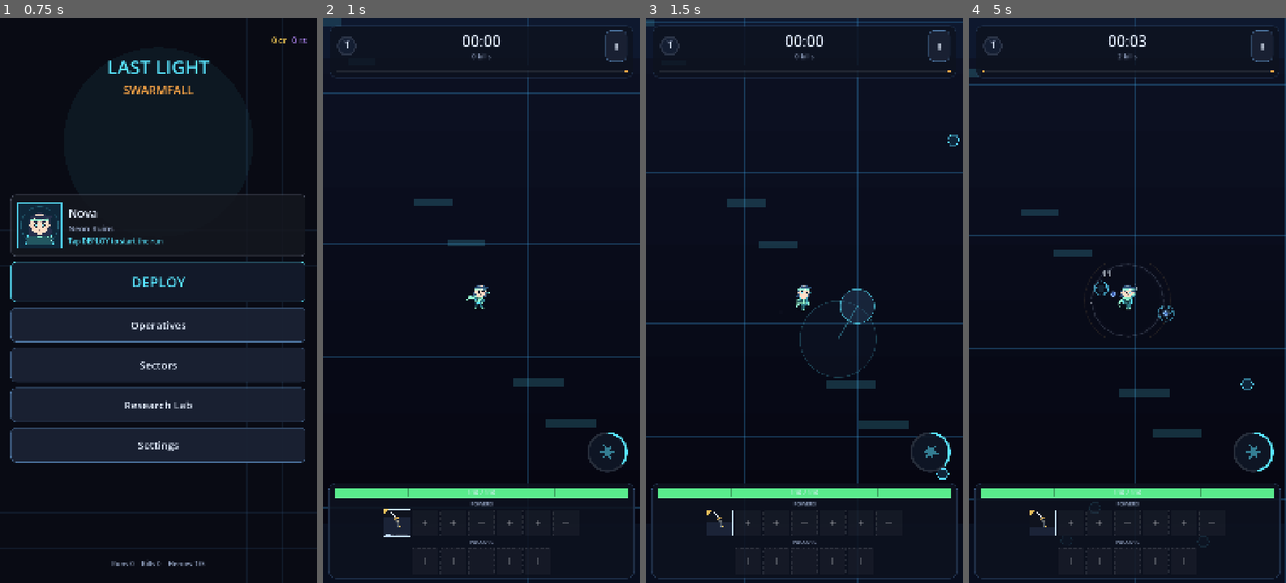
Above: before the commit, frames 1-4 (left to right).
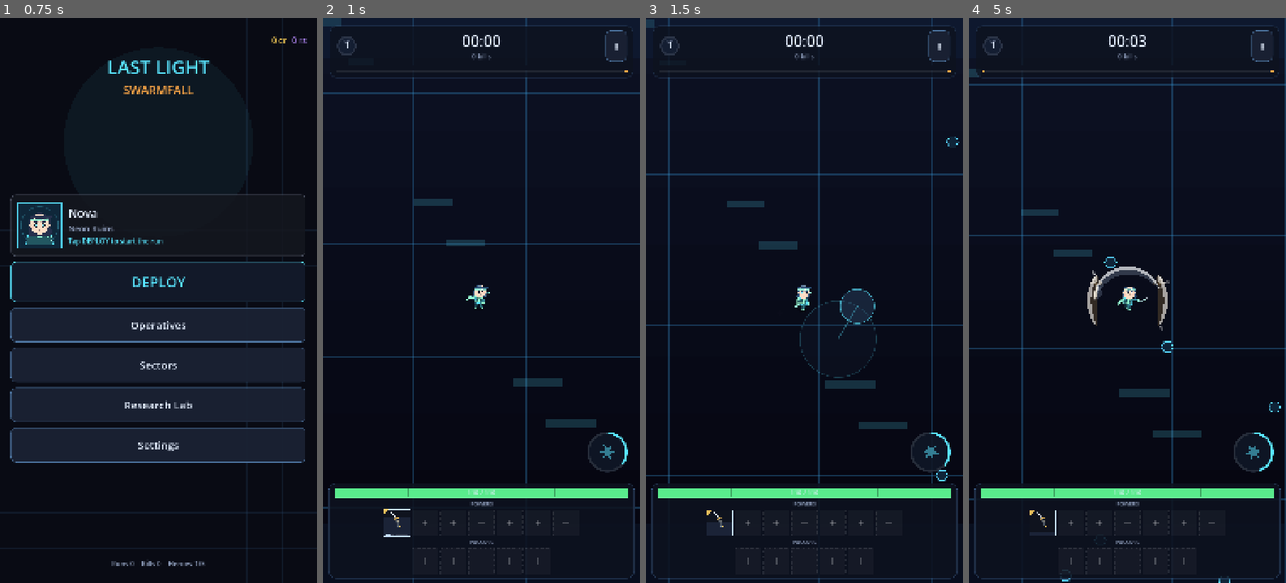
Above: after the commit, the same moments.

Repository: ArvinthRajkumar/Survivor-io
Game: Godot game, scene res://scenes/game/Boot.tscn
Same seed, same stepped clock (60 frames per second), same inputs: the game is played once before the commit and once after it.
Inputs (mouse positions are in pixels of both pictures, inside the frame that each line leads up to):
- Up to frame 1 (0.75 s): tap Enter at 0.5 s; move the mouse to (228, 272) at 0.52 s; hold D (move_right) from 0.53 s (still down); tap Space (use_ultimate) at 0.6 s; click (228, 272) at 0.67 s
- Up to frame 2 (1 s): keep holding D (move_right)
- Up to frame 3 (1.5 s): release D (move_right) at 1.25 s; drag from (804, 396) to (962, 125) at 1.27 s
- Up to frame 4 (5 s): move the mouse to (1041, 520) at 2.02 s; hold D (move_right) 2.03-2.75 s; tap Space (use_ultimate) at 2.1 s; click (1041, 520) at 2.17 s; drag from (1070, 520) to (1149, 436) at 2.77 s; click "II" at 3.5 s; click "Resume" at 4.25 s

Frame 1 is identical in both runs. In frame 2, 1.2% of the frame differs, in the area x 28-76%, y 0-100%; in frame 3, 4.2%, in the area x 0-100%, y 0-100%; in frame 4, 2.8%.

Commit message:
Freeze the world on level-up, cut a narrower slash, tighten movement
The level-up panel was not pausing anything. Last commit gave GameScene
PROCESS_MODE_ALWAYS so its watchdog could run while paused - but children
default to PROCESS_MODE_INHERIT, so that handed the whole world, enemies and
player included, permission to keep simulating through every pause. The
watchdog now lives on its own always-on node and the scene root inherits again.
Verified by holding the panel open and diffing frames 60s apart: the only
pixels that move are the three card icons, which are meant to.

The cut was drawn as a slice of a ring - constant thickness end to end, which
reads as a cone of damage sitting on the ground rather than something a blade
did. It is now a lens: the tip travels a fixed radius, and the thickness tapers
to almost nothing at both ends, with the bright edge drawn as a second thin
lens rather than a polyline (a polyline is one width from end to end and blunts
both tips). The swing itself is narrower and quicker to match - 1.35 rad rather
than 2.05, capped at a bit over a half-circle instead of nearly a full one.

Movement: heading and strength are now smoothed separately. Lerping the input
vector dragged it through the origin on a reversal, so the character briefly
had no heading and coasted - that was most of what made a flick back the way
you came feel mushy. The heading rotates instead, at a rate that turns a full
about-face in about 0.19s, and reversing gets extra grip on top of ordinary
acceleration so a change of direction does not spend its first half-second
travelling the old way.

Co-Authored-By: Claude Opus 5 <noreply@anthropic.com>
Claude-Session: https://claude.ai/code/session_01BuoY5GuLTjzU16DX3CzVB3

Diff:
--- a/scripts/game/GameScene.gd
+++ b/scripts/game/GameScene.gd
@@ -46,9 +46,12 @@
 
 
 func _ready() -> void:
-	# Only the watchdog needs to run while paused; everything else in _process
-	# checks the pause state itself.
-	process_mode = Node.PROCESS_MODE_ALWAYS
+	# The watchdog is the only thing here that has to run while the tree is
+	# paused, and it gets its own node for it. Setting PROCESS_MODE_ALWAYS on the
+	# scene root instead was a real bug: children default to
+	# PROCESS_MODE_INHERIT, so the whole world - enemies, projectiles, the
+	# player - kept simulating through every level-up.
+	_install_pause_watchdog()
 	level = RunManager.level_data
 	if level == null:
 		push_error("GameScene: no level configured; returning to the menu.")
@@ -99,7 +102,6 @@
 
 
 func _process(delta: float) -> void:
-	_watch_for_stuck_pause(delta)
 	if get_tree().paused:
 		return
 	if player == null or not is_instance_valid(player):
@@ -119,11 +121,23 @@
 		_open_upgrade_panel()
 
 
-## Runs while the tree is paused (see _ready), which is the only time it can do
-## its job: if the game is paused but nothing is on screen that could release
-## that pause, the player has no way out except killing the app. Rather than
-## trust every open/close pair to be perfectly balanced, this notices the state
-## and recovers from it.
+## A node whose only job is to run the watchdog below while the rest of the
+## scene is frozen. It is created in code rather than placed in the scene so the
+## pairing with _watch_for_stuck_pause cannot be broken by editing the .tscn.
+func _install_pause_watchdog() -> void:
+	var watchdog := Node.new()
+	watchdog.name = "PauseWatchdog"
+	watchdog.set_script(preload("res://scripts/game/PauseWatchdog.gd"))
+	watchdog.process_mode = Node.PROCESS_MODE_ALWAYS
+	watchdog.call("bind", _watch_for_stuck_pause)
+	add_child(watchdog)
+
+
+## Runs while the tree is paused (driven by PauseWatchdog), which is the only
+## time it can do its job: if the game is paused but nothing is on screen that
+## could release that pause, the player has no way out except killing the app.
+## Rather than trust every open/close pair to be perfectly balanced, this
+## notices the state and recovers from it.
 func _watch_for_stuck_pause(delta: float) -> void:
 	if not get_tree().paused or RunManager.finished:
 		_stuck_timer = 0.0
--- /dev/null
+++ b/scripts/game/PauseWatchdog.gd
@@ -0,0 +1,17 @@
+extends Node
+## Calls one callback every frame, including while the tree is paused.
+##
+## Exists so GameScene can have a single always-on ticker without setting
+## PROCESS_MODE_ALWAYS on the scene root: children inherit that mode by default,
+## which would keep the entire world simulating through every pause.
+
+var _tick: Callable = Callable()
+
+
+func bind(callback: Callable) -> void:
+	_tick = callback
+
+
+func _process(delta: float) -> void:
+	if _tick.is_valid():
+		_tick.call(delta)
--- a/scripts/player/Player.gd
+++ b/scripts/player/Player.gd
@@ -12,14 +12,27 @@
 
 const CONTACT_TICK := 0.30
 const DEATH_FADE := 0.4
-## Movement feel. The stick is sampled raw, then smoothed twice: once on the
-## input itself (which removes thumb jitter and the step a touch stick makes
-## when it re-centres) and once on the velocity (which gives the character
-## weight). Both are fast enough that the character still answers within a
-## couple of frames — the goal is to take the chatter out, not the response.
-const INPUT_SMOOTH := 26.0
-const ACCELERATION := 3400.0
-const BRAKING := 4200.0
+## Movement feel.
+##
+## The stick is sampled raw, then smoothed — but heading and strength are
+## smoothed separately. Lerping the input *vector* drags it through the origin
+## on a reversal, so the character briefly has no heading at all and coasts;
+## rotating the heading instead keeps full strength the whole way round, which
+## is most of the difference between a flick back the way you came feeling
+## crisp and feeling mushy.
+##
+## Everything here is fast enough to answer within a couple of frames. The goal
+## is to take the chatter out of a thumb on glass, not the response.
+const INPUT_SMOOTH := 34.0
+## Radians per second the heading may turn. A full about-face takes ~0.19s.
+const TURN_RATE := 16.5
+const ACCELERATION := 5200.0
+const BRAKING := 6400.0
+## Extra grip when the stick opposes current travel, as a multiple of
+## ACCELERATION at a dead reversal. Without it a change of direction spends the
+## whole turn coasting the old way, which reads as unresponsive rather than
+## heavy.
+const TURN_GRIP := 1.6
 ## Below this input magnitude the stick counts as released.
 const INPUT_EPSILON := 0.06
 
@@ -139,8 +152,8 @@
 ## The stick is folded together with the keyboard, smoothed, and then turned into
 ## an acceleration rather than an instant velocity. Braking is quicker than
 ## acceleration, which is what makes stopping feel deliberate instead of floaty,
-## and the heading is smoothed separately so a flick across the stick curves the
-## character around rather than teleporting its facing.
+## and reversing is quicker than either, so turning round does not cost the
+## player a half second of coasting the old way.
 func _step_movement(delta: float) -> void:
 	var raw := move_input
 	if raw.length_squared() < 0.01:
@@ -148,14 +161,33 @@
 	raw = raw.limit_length(1.0)
 
 	var blend := clampf(delta * INPUT_SMOOTH, 0.0, 1.0)
-	move_dir = move_dir.lerp(raw, blend)
-	if move_dir.length() < INPUT_EPSILON and raw.length_squared() < 0.0001:
+	var want_len := raw.length()
+	var have_len := move_dir.length()
+	var new_len := lerpf(have_len, want_len, blend)
+	if want_len > INPUT_EPSILON:
+		var want_dir := raw / want_len
+		if have_len > 0.001:
+			var turn := clampf((move_dir / have_len).angle_to(want_dir),
+				-TURN_RATE * delta, TURN_RATE * delta)
+			move_dir = (move_dir / have_len).rotated(turn) * new_len
+		else:
+			move_dir = want_dir * new_len
+	elif have_len > 0.001:
+		# Stick released: keep the heading, bleed the strength away.
+		move_dir = (move_dir / have_len) * new_len
+	if move_dir.length() < INPUT_EPSILON and want_len < 0.0001:
 		move_dir = Vector2.ZERO
 
 	var speed := _base_speed * (stats.get_stat(&"move_speed_mult") if stats != null else 1.0)
 	var target := move_dir * speed
-	var rate := ACCELERATION if target.length_squared() > 1.0 else BRAKING
 	var travel := velocity - _knockback
+	var rate := BRAKING
+	if target.length_squared() > 1.0:
+		rate = ACCELERATION
+		if travel.length_squared() > 1.0:
+			# 0 when the stick agrees with current travel, 1 at a dead reversal.
+			var opposition := 0.5 - 0.5 * travel.normalized().dot(target.normalized())
+			rate += ACCELERATION * TURN_GRIP * opposition
 	travel = travel.move_toward(target, rate * delta)
 	velocity = travel + _knockback
 	_knockback = _knockback.lerp(Vector2.ZERO, clampf(delta * 8.0, 0.0, 1.0))
@@ -164,7 +196,7 @@
 	# cuts at an angle the character was not visibly moving in.
 	if move_dir.length_squared() > 0.02:
 		var want := move_dir.normalized()
-		facing = facing.slerp(want, clampf(delta * 18.0, 0.0, 1.0)).normalized()
+		facing = facing.slerp(want, clampf(delta * 26.0, 0.0, 1.0)).normalized()
 	move_and_slide()
 	visual.call("set_motion", move_dir, travel, delta)
 
--- a/scripts/powers/behaviors/KatanaPower.gd
+++ b/scripts/powers/behaviors/KatanaPower.gd
@@ -24,8 +24,11 @@
 ## upgrade and left the blade permanently short; a cooldown passive is where
 ## "swing faster" belongs.
 
-const BASE_REACH := 132.0
-const BASE_ARC := 2.05
+const BASE_REACH := 138.0
+## Deliberately narrow. A wide sweep covers more ground but stops reading as a
+## cut - it looks like the character is spinning a disc. A quadrant-ish arc
+## travelled quickly is what a sword swing looks like.
+const BASE_ARC := 1.35
 
 var _handedness: float = 1.0
 
@@ -34,9 +37,11 @@
 	return BASE_REACH * get_area()
 
 
-## Widens from a little over a quadrant toward a half-circle as the blade levels.
+## Widens a little with level, but never past a bit over a half-circle: past
+## that the cut loses its direction and the weapon stops being something the
+## player aims with their feet.
 func get_arc() -> float:
-	return minf(PI * 0.95, BASE_ARC + 0.14 * float(level - 1))
+	return minf(PI * 0.62, BASE_ARC + 0.10 * float(level - 1))
 
 
 func _on_reached_max_level() -> void:
@@ -72,8 +77,8 @@
 		"position": player.global_position,
 		"follow": player,
 		"reach": reach,
-		"sweep_time": 0.10,
-		"life": 0.24,
+		"sweep_time": 0.065,
+		"life": 0.20,
 		"crit_chance": get_crit_chance(),
 		"crit_damage": get_crit_damage(),
 		"knockback": get_knockback(),
--- a/scripts/ui/PowerArt.gd
+++ b/scripts/ui/PowerArt.gd
@@ -206,36 +206,53 @@
 	if fade <= 0.01 or arc <= 0.06 or reach <= 1.0:
 		return
 	arc = minf(arc, TAU - 0.14)
-	# The crescent grows outward and thins as it dissipates.
-	var outer := reach * (0.82 + 0.26 * t)
-	# A ribbon, not a wedge: a thick filled cone reads as a shape sitting on the
-	# ground, while a thin band with a hot edge reads as something that moved.
-	var inner := outer * (0.78 + 0.18 * t)
-	var steps := 16
+
+	# The tip travels a circle of fixed radius, because that is what the end of a
+	# blade does. What varies is the ribbon's *thickness*: near nothing at both
+	# ends, widest around the middle of the sweep. That lens shape is the whole
+	# difference between "a blade was drawn through here" and the slice of a
+	# ring this used to draw, which read as a cone of damage sitting on the
+	# ground.
+	var outer := reach * (0.92 + 0.10 * t)
+	var thickest := reach * (0.20 + 0.11 * t)
+	var steps := 24
 	var band := PackedVector2Array()
 	for i in steps + 1:
 		var a := facing - arc * 0.5 + arc * float(i) / float(steps)
 		band.append(c + Vector2(cos(a), sin(a)) * outer)
 	for i in range(steps, -1, -1):
-		var a2 := facing - arc * 0.5 + arc * float(i) / float(steps)
-		band.append(c + Vector2(cos(a2), sin(a2)) * inner)
-	ci.draw_colored_polygon(band, Color(secondary.r, secondary.g, secondary.b, 0.30 * fade * fade))
-
-	# Bright cutting edge on the outside of the band.
-	var lead := PackedVector2Array()
+		var u := float(i) / float(steps)
+		var a2 := facing - arc * 0.5 + arc * u
+		band.append(c + Vector2(cos(a2), sin(a2)) * (outer - thickest * _taper(u)))
+	ci.draw_colored_polygon(band, Color(secondary.r, secondary.g, secondary.b, 0.38 * fade * fade))
+
+	# The cutting edge itself: the same lens, a fraction of the thickness, in
+	# near-white. Drawn as a polygon rather than a polyline because a polyline is
+	# one constant width from end to end and would blunt both tips.
+	var edge_w := thickest * 0.42
+	var edge := PackedVector2Array()
 	for i in steps + 1:
 		var a3 := facing - arc * 0.5 + arc * float(i) / float(steps)
-		lead.append(c + Vector2(cos(a3), sin(a3)) * outer)
-	ci.draw_polyline(lead, Color(secondary.r, secondary.g, secondary.b, 0.95 * fade),
-		maxf(1.5, reach * 0.055 * fade), true)
-	ci.draw_polyline(lead, Color(1, 1, 1, 0.75 * fade * fade), maxf(1.0, reach * 0.022), true)
+		edge.append(c + Vector2(cos(a3), sin(a3)) * outer)
+	for i in range(steps, -1, -1):
+		var u2 := float(i) / float(steps)
+		var a4 := facing - arc * 0.5 + arc * u2
+		edge.append(c + Vector2(cos(a4), sin(a4)) * (outer - edge_w * _taper(u2)))
+	ci.draw_colored_polygon(edge, Color(1, 1, 1, 0.85 * fade))
 
 	# Sparks flying off the leading tip.
 	var tip := c + Vector2(cos(facing + arc * 0.5), sin(facing + arc * 0.5)) * outer
 	for i in 3:
-		var sa := facing + arc * 0.5 + (float(i) - 1.0) * 0.35
-		ci.draw_line(tip, tip + Vector2(cos(sa), sin(sa)) * reach * 0.20 * fade,
+		var sa := facing + arc * 0.5 + (float(i) - 1.0) * 0.30
+		ci.draw_line(tip, tip + Vector2(cos(sa), sin(sa)) * reach * 0.18 * fade,
 			Color(1, 1, 1, 0.5 * fade), 2.0, true)
+
+
+## Thickness profile along the sweep, 0 at the ends and 1 in the middle. The
+## floor keeps the two edges from meeting exactly at the tips, where coincident
+## vertices would give the triangulator a degenerate polygon.
+static func _taper(u: float) -> float:
+	return 0.06 + 0.94 * pow(sin(PI * clampf(u, 0.0, 1.0)), 0.65)
 
 
 ## A hex-lattice bubble: two counter-rotating hex rings plus a bright core.
--- /dev/null
+++ b/tools/preview_slash.gd
@@ -0,0 +1,57 @@
+extends SceneTree
+## Art harness for the katana cut: five stages of one sweep, side by side, with
+## the trail ghosts SlashArc layers behind the leading crescent.
+##   godot --path . --script res://tools/preview_slash.gd
+##
+## The cut is only ever on screen for a fifth of a second in play, which is far
+## too short to judge a shape by. Here it holds still.
+
+const ARC := 1.35          ## KatanaPower.BASE_ARC
+const LIFE := 0.20
+const SWEEP := 0.065
+const TRAIL_STEPS := 4     ## SlashArc.TRAIL_STEPS
+
+var _canvas: Node2D
+var _frames: int = 0
+
+
+func _initialize() -> void:
+	RenderingServer.set_default_clear_color(Color(0.06, 0.07, 0.11))
+	_canvas = Node2D.new()
+	_canvas.draw.connect(_draw_stages)
+	root.add_child(_canvas)
+
+
+func _draw_stages() -> void:
+	var color := Color(0.75, 0.90, 1.0)
+	var secondary := Color(1.0, 0.78, 0.36)
+	for i in 5:
+		var c := Vector2(110.0 + float(i % 2) * 210.0, 110.0 + float(i / 2) * 200.0)
+		var age := 0.02 + float(i) * 0.045
+		var t := clampf(age / LIFE, 0.0, 1.0)
+		# Where the operative would be standing.
+		_canvas.draw_circle(c, 9.0, Color(0.3, 0.9, 1.0, 0.6))
+		for k in TRAIL_STEPS:
+			var lag := float(k) * 0.055
+			var lt := clampf(t + lag, 0.0, 1.0)
+			if lt >= 1.0:
+				continue
+			var swept := clampf((age - lag) / SWEEP, 0.0, 1.0)
+			if swept <= 0.0:
+				continue
+			var centre := -0.5 - ARC * 0.5 + ARC * swept * 0.5
+			PowerArt.draw_slash(_canvas, c, 70.0, ARC * swept, centre, lt, color, secondary)
+
+
+func _process(_delta: float) -> bool:
+	_frames += 1
+	if _frames == 3:
+		_capture()
+	return _frames > 6
+
+
+func _capture() -> void:
+	await RenderingServer.frame_post_draw
+	root.get_texture().get_image().save_png("user://slash.png")
+	print("[slash] saved to user://slash.png")
+	quit(0)
